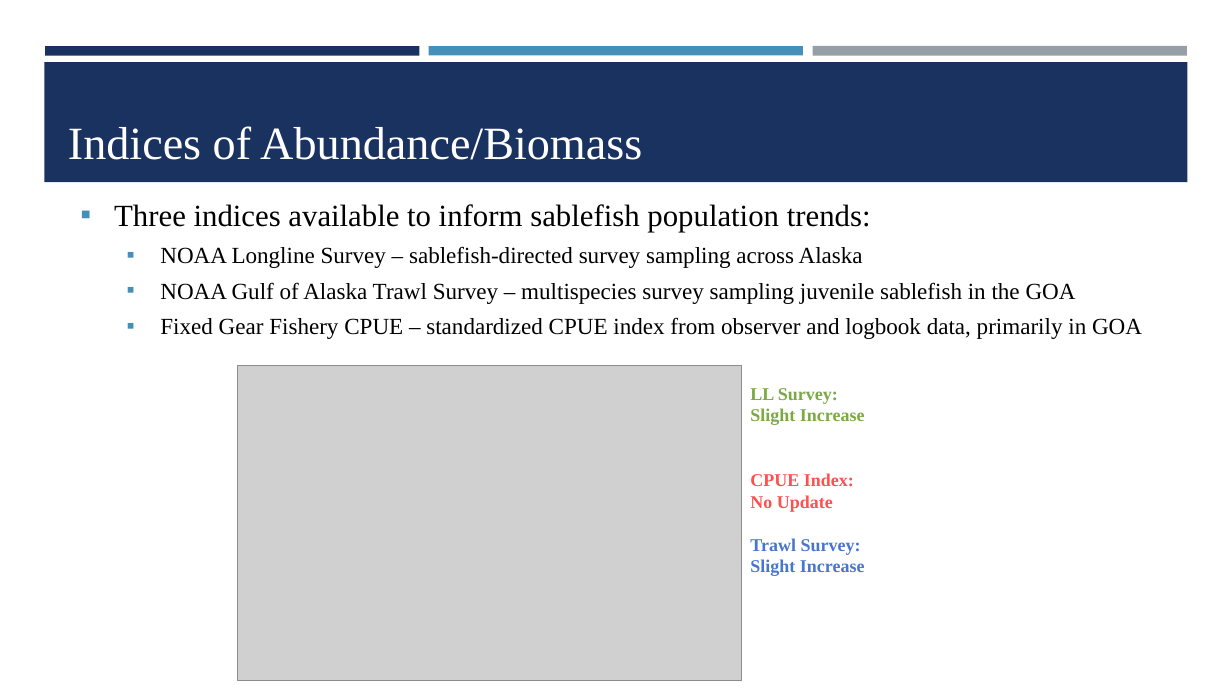
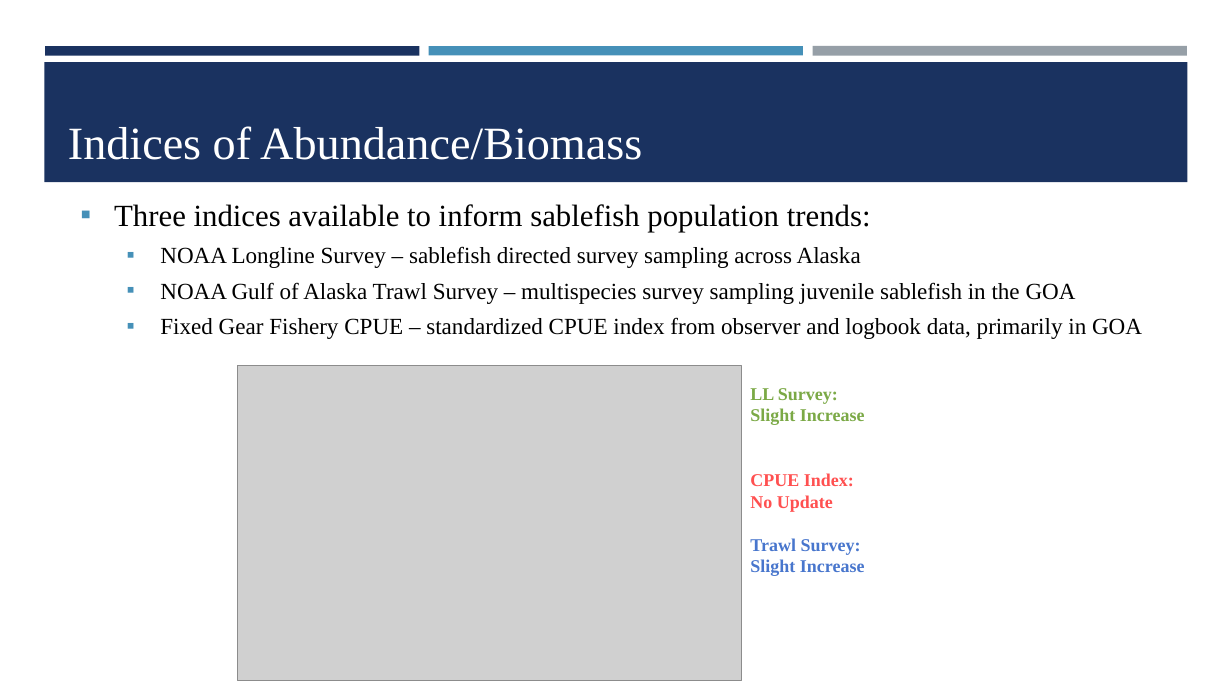
Before and after one commit to dgoethel-noaa/2026_Sablefish_CIE, a slide deck: slide 12 of Presentations/6. Sablefish CIE_Data_Assessment.pptx. Drawn at 1232x693 pixels with LibreOffice and Linux fonts; fonts in the diff are those of the drawing; grey boxes stand for pictures; background and template pictures are left out. Boxes give left, top, right and bottom in pixels: in the first picture for what was removed or moved away, otherwise in the second. Text is boxed around its words. In the diff, an @@ line names an element or a change of style, - is before the commit and + after.

```diff
--- a/Presentations/6. Sablefish CIE_Data_Assessment.pptx
+++ b/Presentations/6. Sablefish CIE_Data_Assessment.pptx
@@ text at bbox=[160, 246, 861, 268]: text changed @@
-  ▪ NOAA Longline Survey – sablefish-directed survey sampling across Alaska
+  ▪ NOAA Longline Survey – sablefish directed survey sampling across Alaska
```
Also in this commit, not shown: 11 other slides changed, 2 slides added, 2 other files.
